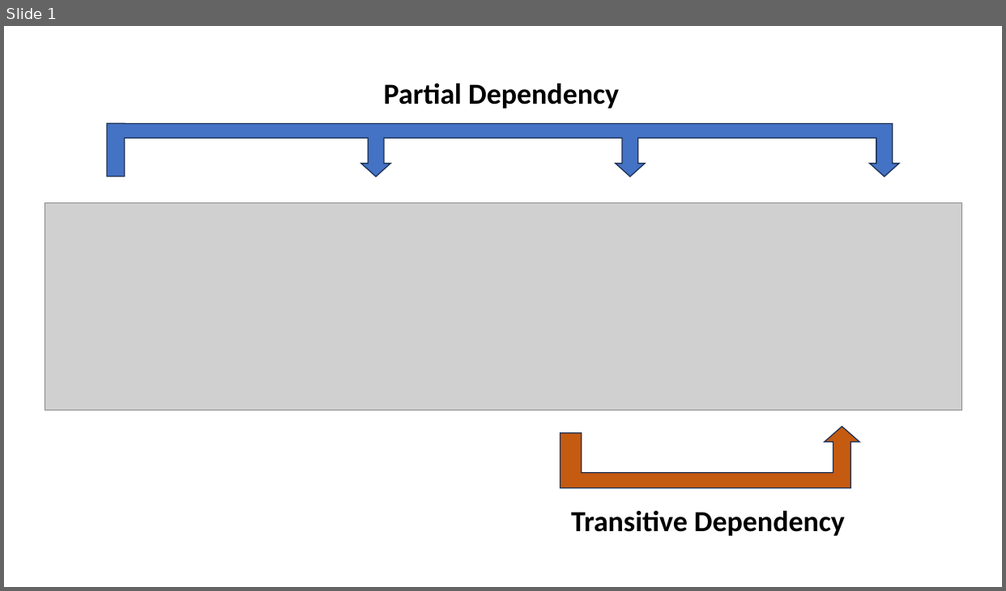
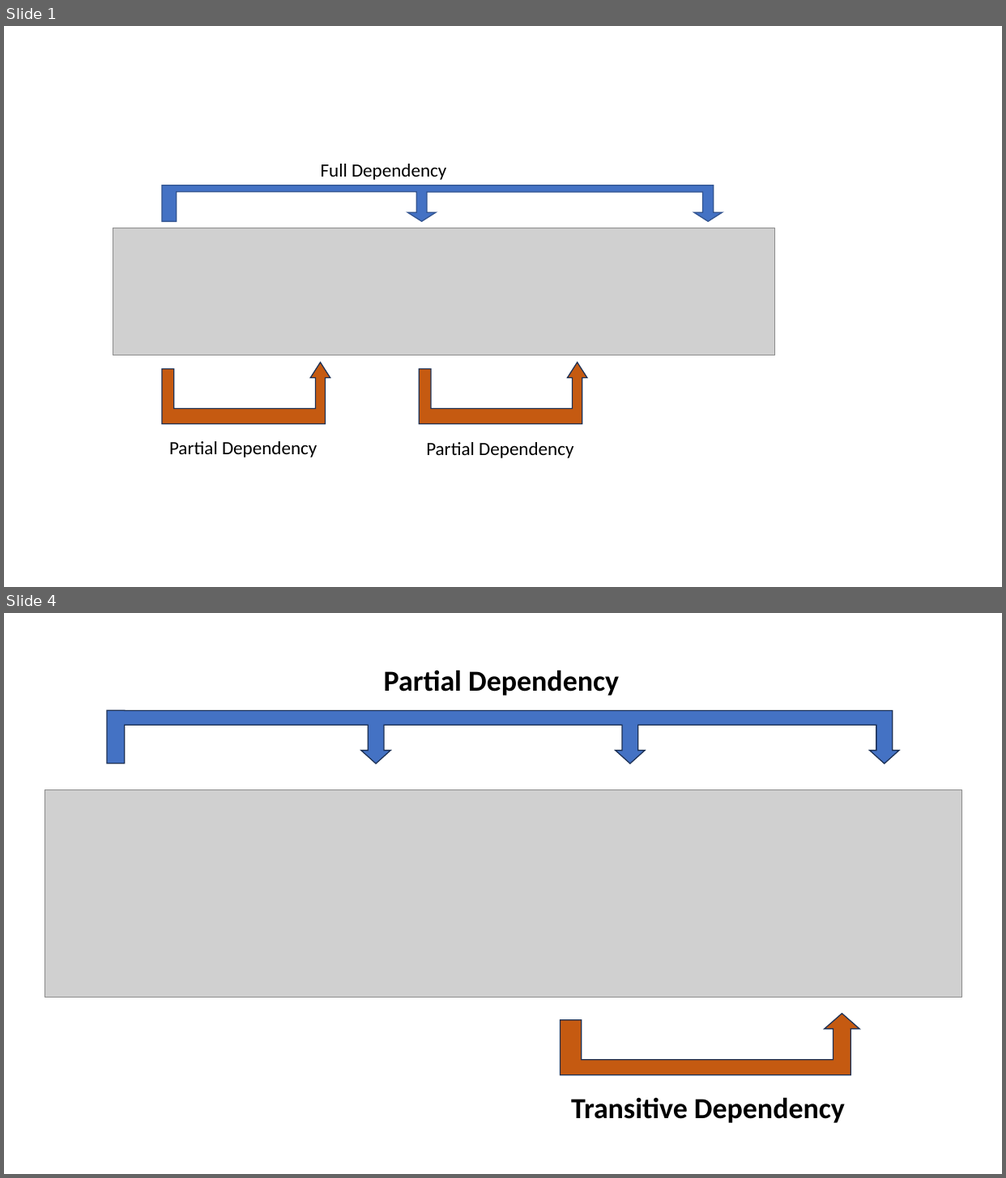
Before and after one commit to Quang2003-SpicyCarrot/SQL_projects, a slide deck: Project 3 - Design a School Recruitment Database System - Semester 2 _year 2/DependencyTable_Question2.pptx. Shown one above the other, each under a label of ours: slide 1 before the commit, slides 1 and 4 after it; the slides between them are not shown. The pictures are 1006x591 and 1006x1178 pixels, drawn with LibreOffice and Linux fonts; fonts in the diff are those of the drawing; grey boxes stand for pictures. Boxes give left, top, right and bottom in pixels: in the first picture for what was removed or moved away, otherwise in the second. Text is boxed around its words. In the diff, an @@ line names an element or a change of style, - is before the commit and + after.

```diff
--- a/Project 3 - Design a School Recruitment Database System - Semester 2 _year 2/DependencyTable_Question2.pptx
+++ b/Project 3 - Design a School Recruitment Database System - Semester 2 _year 2/DependencyTable_Question2.pptx
@@ slide 1 added at [4,26,1002,587], background #FFFFFF @@
@@ text added at [321,164,446,180], 18 pt, text #000000 @@
+Full Dependency
@@ freeform shape added at [162,186,722,221], fill #4472C4, outline #325491 1 pt @@
@@ picture added at [113,228,775,356] @@
@@ freeform shape added at [162,363,330,425], fill #C55A11, outline #1E3256 1 pt @@
@@ freeform shape added at [419,363,587,425], fill #C55A11, outline #1E3256 1 pt @@
@@ text added at [169,442,317,458], 18 pt, text #000000 @@
+Partial Dependency
@@ text added at [426,442,573,459], 18 pt, text #000000 @@
+Partial Dependency
@@ what was slide 1 is now slide 4 @@
```
Also in this commit, not shown: 4 other slides added, 14 other files.
